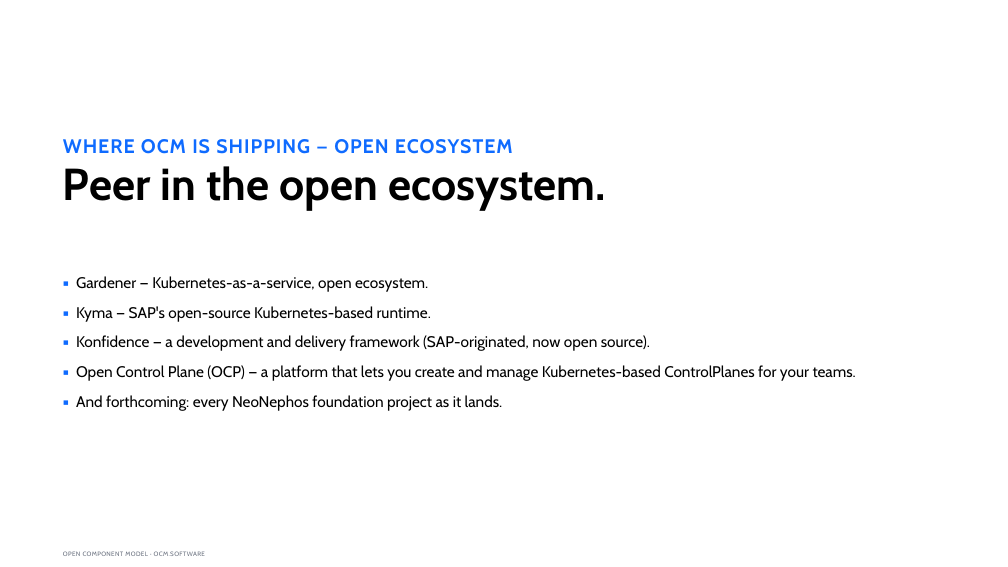
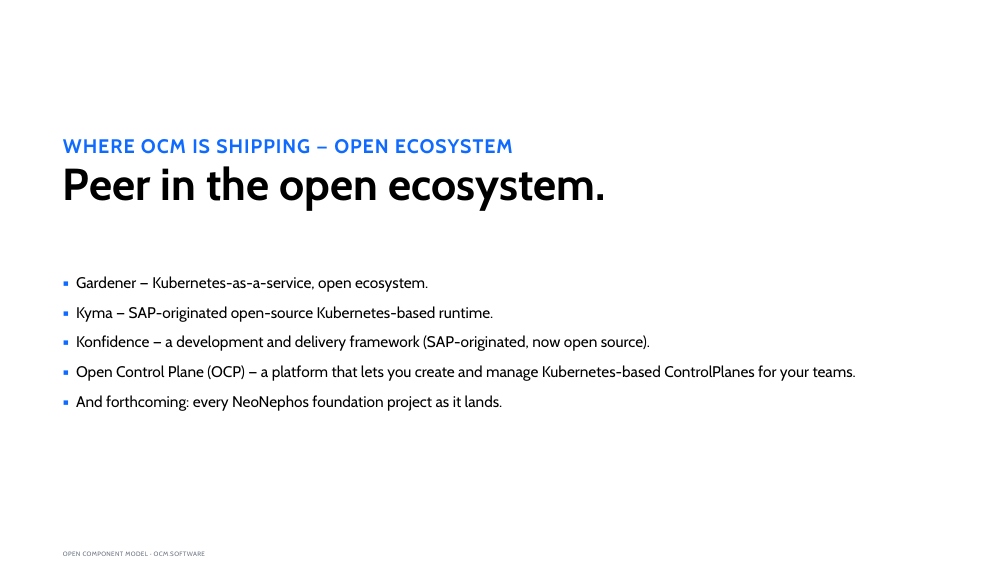
Before and after one commit to morri-son/open-component-model, a slide deck: slide 12 of docs/community/marketing/decks/exec-phase1/OCM-Sovereign-Delivery-Internal-Sponsor.pptx. Drawn at 1008x567 pixels with LibreOffice and Linux fonts; fonts in the diff are those of the drawing. Boxes give left, top, right and bottom in pixels: in the first picture for what was removed or moved away, otherwise in the second. Text is boxed around its words. In the diff, an @@ line names an element or a change of style, - is before the commit and + after.

```diff
--- a/docs/community/marketing/decks/exec-phase1/OCM-Sovereign-Delivery-Internal-Sponsor.pptx
+++ b/docs/community/marketing/decks/exec-phase1/OCM-Sovereign-Delivery-Internal-Sponsor.pptx
@@ text at (76,306,493,322): text changed @@
-▪ Kyma — SAP's open-source Kubernetes-based runtime.
+▪ Kyma — SAP-originated open-source Kubernetes-based runtime.
```
Also in this commit, not shown: 3 other slides changed, 1 slide added, 1 slide removed, 10 other files.
